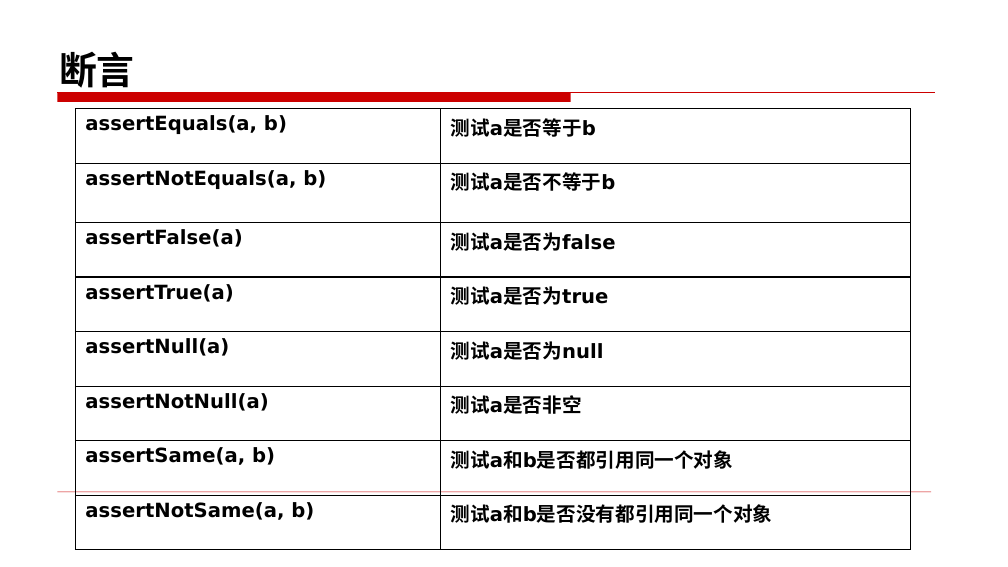
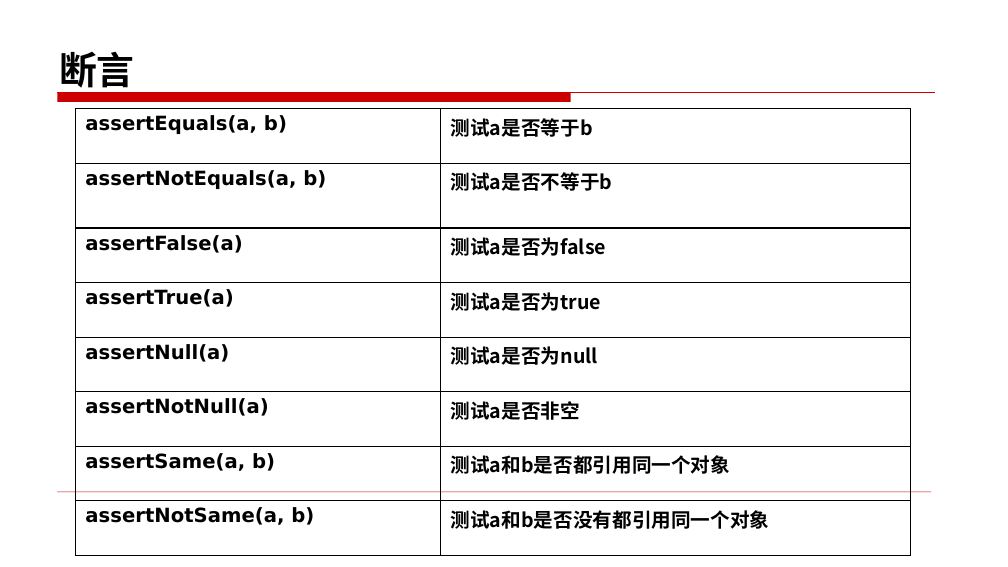
Before and after one commit to edu2act/course-foundation-software-tesing, a slide deck: slide 10 of materials/slides/7.2.pptx (slide 13 before the commit). Drawn at 1008x567 pixels with LibreOffice and Linux fonts; fonts in the diff are those of the drawing. Boxes give left, top, right and bottom in pixels: in the first picture for what was removed or moved away, otherwise in the second. Text is boxed around its words. In the diff, an @@ line names an element or a change of style, - is before the commit and + after.

```diff
--- a/materials/slides/7.2.pptx
+++ b/materials/slides/7.2.pptx
@@ table at (76, 109, 911, 545) @@
@@ font DejaVu Sans to Noto Sans CJK SC in "测试a是否等于b", "测试a是否不等于b", "测试a是否为false", "测试a是否为true" and 4 more places @@
```
Also in this commit, not shown: 4 other slides changed, 12 slides added, 5 slides removed.
